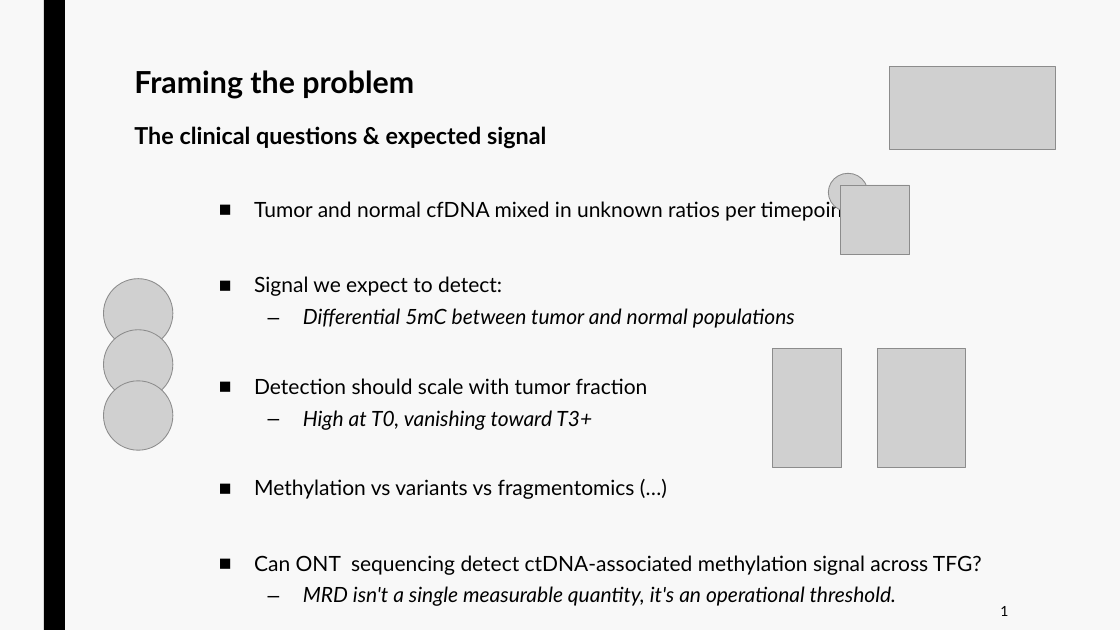
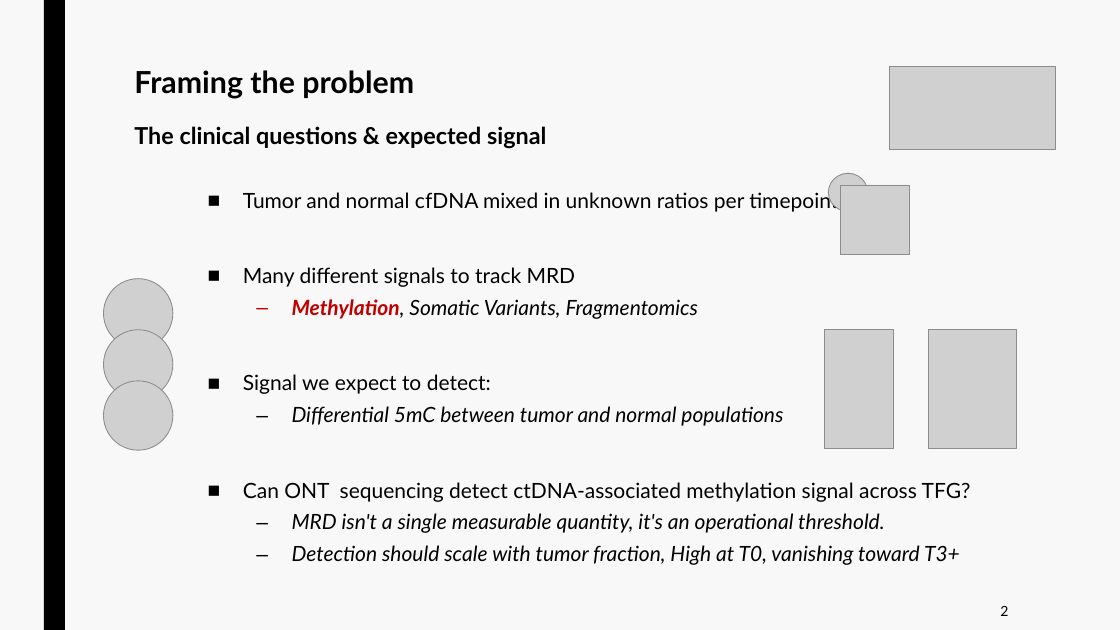
Before and after one commit to jurtasun/presentations, a slide deck: slide 3 of 202609_vhio_symposium/202609_vhio_technical.ppt. Drawn at 1120x630 pixels with LibreOffice and Linux fonts; fonts in the diff are those of the drawing; grey boxes stand for pictures. Boxes give left, top, right and bottom in pixels: in the first picture for what was removed or moved away, otherwise in the second. Text is boxed around its words. In the diff, an @@ line names an element or a change of style, - is before the commit and + after.

```diff
--- a/202609_vhio_symposium/202609_vhio_technical.ppt
+++ b/202609_vhio_symposium/202609_vhio_technical.ppt
@@ text "Tumor and normal cfDNA mixed ...": place and size @@
-text "Tumor and normal cfDNA mixed ..." at <box>254,199,982,606</box>
+text "Tumor and normal cfDNA mixed ..." at <box>243,189,971,565</box>
@@ text at <box>243,267,699,319</box>: paragraphs added @@
+■ Many different signals to track MRD
+  – Methylation, Somatic Variants, Fragmentomics
@@ picture: place and size @@
-picture at <box>773,349,842,468</box>
+picture at <box>824,329,893,449</box>
@@ picture: place and size @@
-picture at <box>878,349,965,468</box>
+picture at <box>929,329,1017,449</box>
@@ text at <box>254,378,648,499</box>: paragraphs removed @@
-■ Detection should scale with tumor fraction
-  – High at T0, vanishing toward T3+
-■ Methylation vs variants vs fragmentomics (…)
@@ text at <box>292,545,960,565</box>: paragraph added @@
+  – Detection should scale with tumor fraction, High at T0, vanishing toward T3+
@@ text at <box>1000,606,1008,616</box>: text changed @@
-1
+2
```
Also in this commit, not shown: 12 other slides changed, 8 slides added, 16 slides removed, 5 other files.
